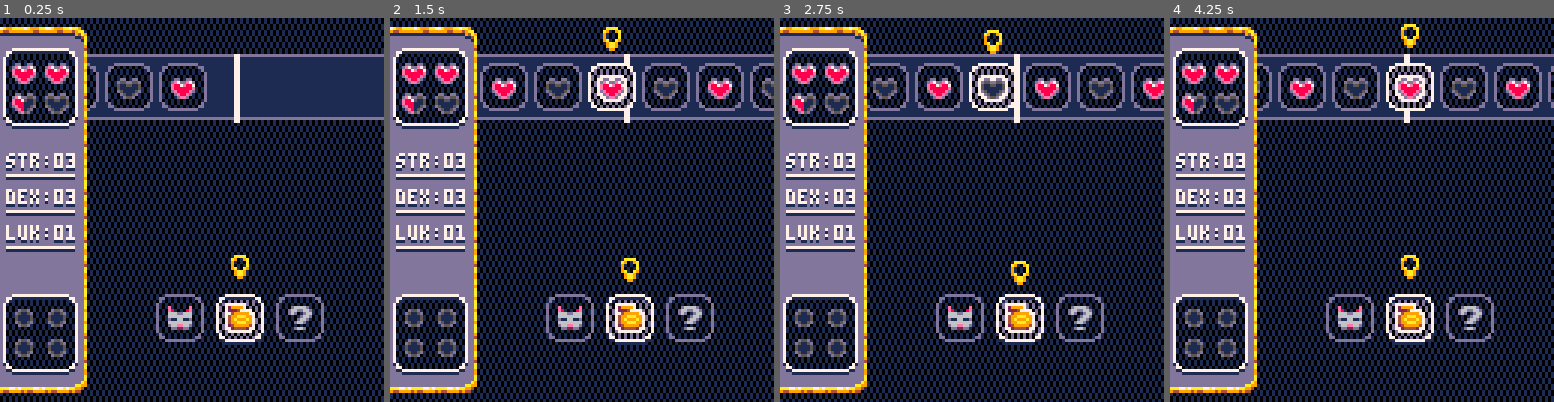
Above: before the commit, frames 1-4 (left to right).
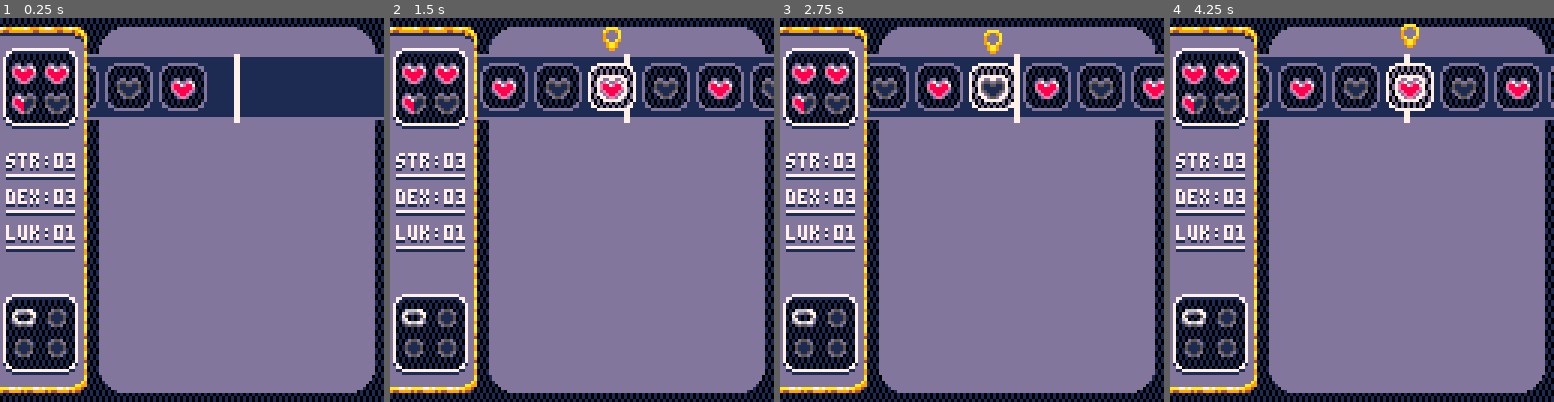
Above: after the commit, the same moments.

Repository: jubbers/pico8
Game: PICO-8 cartridge carts/brackeys.p8
The game is run twice, just before and just after one commit, with the same random seed, the same clock (stepped at 60 frames per second) and the same inputs.
Inputs:
- Up to frame 1 (0.25 s): no input
- Up to frame 2 (1.5 s): no input
- Up to frame 3 (2.75 s): no input
- Up to frame 4 (4.25 s): no input

The runs differ from the first frame. In frame 1, 55% of the frame differs, in the area x 3-98%, y 2-98%; in frame 2, 55%; in frame 3, 55%; in frame 4, 55%.

Commit message:
feat: encounter drawing bg + setup for modular encounters

Diff:
--- a/carts/brackeys.p8
+++ b/carts/brackeys.p8
@@ -38,7 +38,7 @@
 
   -- [m]ap, [s]hop, [e]ncounter
   states={m=0,s=1,e=2}
-  gamestate=states.m
+  gamestate=states.e
 
   frame_ct=0
 end
@@ -64,11 +64,6 @@
     fancyfill_ct+=1
   end
 
-  -- slowly increase player hp
-  -- if frame_ct%20==0 then
-  --   player.health = (player.health + 1) % 9
-  -- end
-
   update_scroller()
 end
 
@@ -82,14 +77,20 @@
 
   -- map gamestate
   if gamestate==states.m then
-    draw_gamemap()
+    --continue
+
   -- encounter gamestate
   elseif gamestate==states.e then
+    draw_encounter()
 
   -- shop encounter
   elseif gamestate==states.s then
-
-  else error("gamestate ".." not accounted for") end
+    --continue
+
+  else
+    -- throw
+    error("gamestate ".." not accounted for")
+  end
 
   -- draw the persistent ui on top of everything else
   draw_sidebar()
@@ -112,22 +113,26 @@
 
   -- items -----------------
   fancy_container(1,92,25,26,3,colors.blue_d,colors.white)
-  spr(8, 4, 96)
+  spr(53, 4, 96)
   spr(8, 15, 96)
   spr(8, 4, 106)
   spr(8, 15, 106)
 end
 
-function draw_gamemap()
+function draw_encounter()
   map_start,map_end=32,128
   map_width=map_end-map_start
   map_center=map_start+(map_width/2)
 
-  draw_icon_at(22,map_center-16-4,100,false,true) -- 16=box width, 4=gap
-  draw_icon_at(23,map_center,     100,true,false)
-  draw_icon_at(25,map_center+16+4,100,false,true)
+  -- draw_icon_at(22,map_center-16-4,100,false,true) -- 16=box width, 4=gap
+  -- draw_icon_at(23,map_center,     100,true,false)
+  -- draw_icon_at(25,map_center+16+4,100,false,true)
+  -- rrectfill_c(map_center-1, 128-47, map_width-4, 11*8, 7, colors.lavender)
+  rrectfill_c(map_center-1, 128/2, map_width-4, 128-6, 7, colors.lavender)
+  rrectfill_c(map_center-1, 128/2, map_width-4, 128-6, 7, colors.lavender)
 
   draw_scroller()
+
 
 end
 
Not shown, changed: activity_log.txt
Not shown, changed: 19 lines of the sprite sheet (__gfx__) section of carts/brackeys.p8
